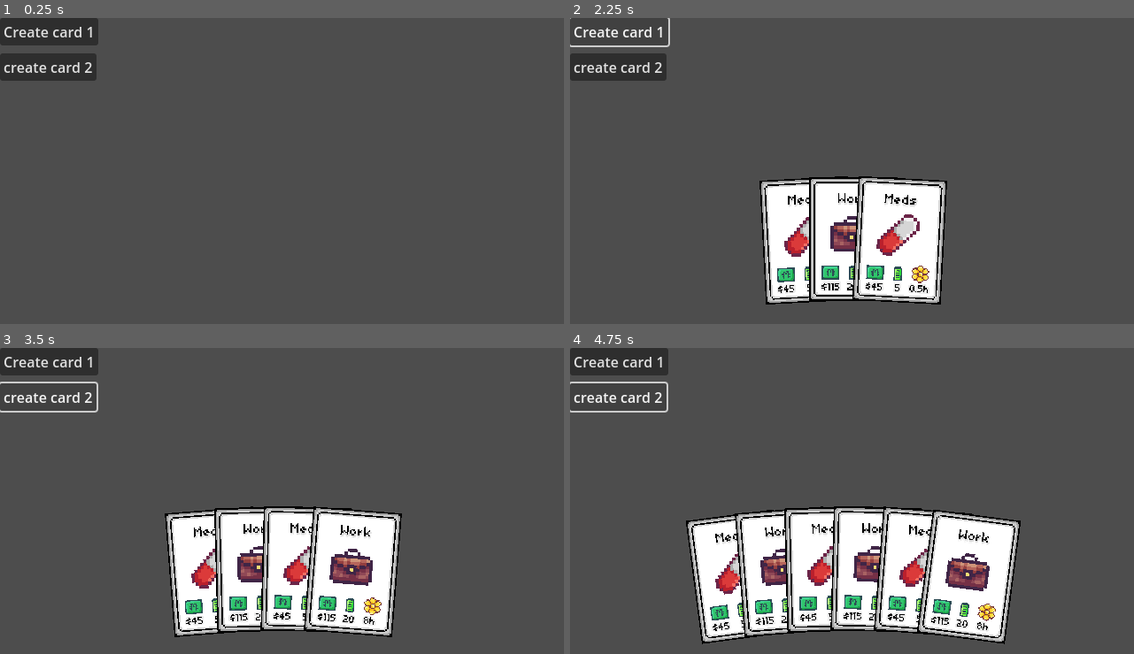
Above: before the commit, frames 1-4 (two rows, left to right).
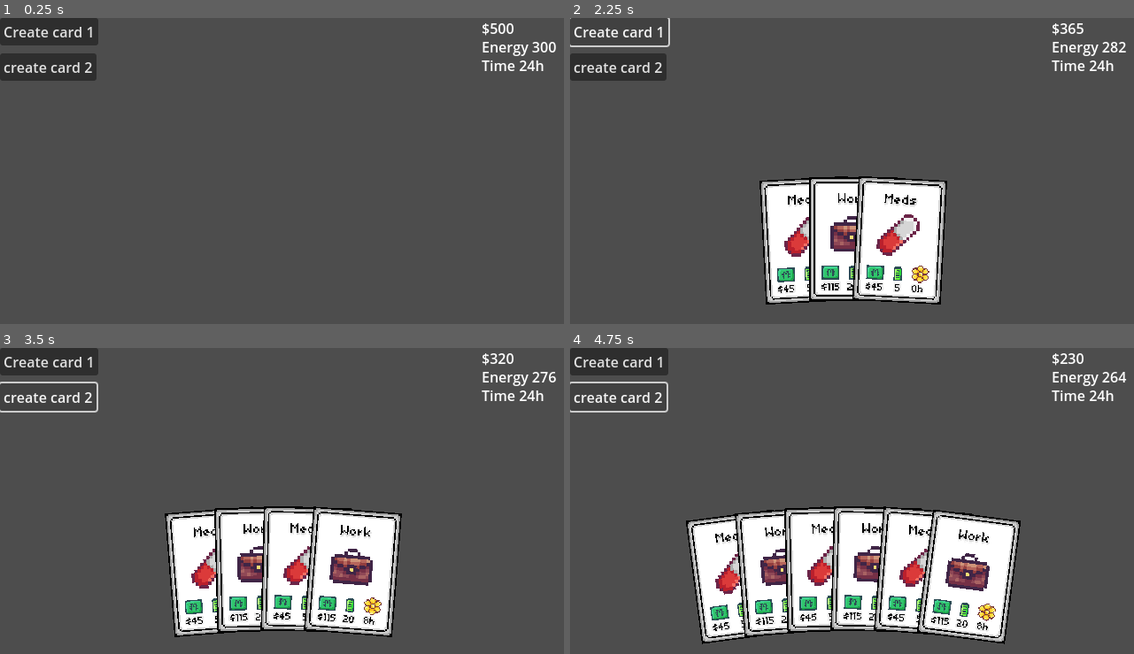
Above: after the commit, the same moments.

Repository: T-Cog/Card-Life
Game: Godot game, scene res://scenes/card_hand.tscn
The game is run twice, just before and just after one commit, with the same random seed, the same clock (stepped at 60 frames per second) and the same inputs.
Inputs:
- Up to frame 1 (0.25 s): no input
- Up to frame 2 (2.25 s): click "Create card 1" at 0.5 s; click "create card 2" at 1.25 s; click "Create card 1" at 2 s
- Up to frame 3 (3.5 s): click "create card 2" at 2.75 s
- Up to frame 4 (4.75 s): click "Create card 1" at 3.5 s; click "create card 2" at 4.25 s

The runs differ from the first frame. In frame 1, 0.5% of the frame differs, in the area x 85-99%, y 1-18%; in frame 2, 0.6%, in the area x 60-99%, y 1-90%; in frame 3, 0.5%; in frame 4, 0.5%.

Commit message:
Milestone 1 push
Resources still don't work riight

Diff:
--- a/project.godot
+++ b/project.godot
@@ -29,7 +29,7 @@
 
 select_card={
 "deadzone": 0.5,
-"events": [Object(InputEventMouseButton,"resource_local_to_s …(136 unchanged characters)… alse,"button_mask":1,"position":Vector2(228, 8),"global_position":Vector2(237, 54),"factor":1.0,"button_index":1,"canceled":false,"pressed":true,"double_click":false,"script":null)
+"events": [Object(InputEventMouseButton,"resource_local_to_s …(136 unchanged characters)… alse,"button_mask":1,"position":Vector2(154, 20),"global_position":Vector2(163, 66),"factor":1.0,"button_index":1,"canceled":false,"pressed":true,"double_click":false,"script":null)
 ]
 }
 
--- a/scenes/card_hand.tscn
+++ b/scenes/card_hand.tscn
@@ -1,9 +1,10 @@
-[gd_scene load_steps=5 format=3 uid="uid://c5cjedy2ua87a"]
+[gd_scene load_steps=6 format=3 uid="uid://c5cjedy2ua87a"]
 
 [ext_resource type="Script" path="res://scripts/card_hand_spawn.gd" id="1_nl3xp"]
 [ext_resource type="PackedScene" uid="uid://c7isv5qiwegkf" path="res://scenes/card_template.tscn" id="1_s0mw8"]
 [ext_resource type="Texture2D" uid="uid://c4ceu36363cu" path="res://sprites/PLACEHOLDER_Sprites/Icons_Placeholder/Briefcase.png" id="2_c55eb"]
 [ext_resource type="PackedScene" uid="uid://crxwvyu0q8iw8" path="res://scenes/hand.tscn" id="3_r1ms1"]
+[ext_resource type="PackedScene" uid="uid://te4yau7o80ae" path="res://scenes/resource_manager.tscn" id="5_i0wvw"]
 
 [node name="card_hand" type="Node2D"]
 script = ExtResource("1_nl3xp")
@@ -48,5 +49,9 @@
 offset_bottom = 71.0
 text = "create card 2"
 
+[node name="resource_manager" parent="." instance=ExtResource("5_i0wvw")]
+position = Vector2(544, 0)
+resource_money = 500
+
 [connection signal="pressed" from="Button" to="." method="_on_button_pressed"]
 [connection signal="pressed" from="Button2" to="." method="_on_button_2_pressed"]
--- a/scenes/card_template.tscn
+++ b/scenes/card_template.tscn
@@ -92,6 +92,7 @@
 autowrap_mode = 3
 
 [node name="CardDescription" type="Node2D" parent="."]
+visible = false
 z_index = 99
 position = Vector2(105, -95)
 
--- /dev/null
+++ b/scenes/cards/Cat.tscn
@@ -0,0 +1,12 @@
+[gd_scene load_steps=3 format=3 uid="uid://cwaqqm6kkw8ky"]
+
+[ext_resource type="PackedScene" uid="uid://c7isv5qiwegkf" path="res://scenes/card_template.tscn" id="1_7r136"]
+[ext_resource type="Texture2D" uid="uid://xwh4xdokb50q" path="res://sprites/PLACEHOLDER_Sprites/Icons_Placeholder/CatHead.png" id="2_7o2gm"]
+
+[node name="Cat" type="Node2D"]
+
+[node name="card_template" parent="." instance=ExtResource("1_7r136")]
+cardName = "Play with Cat"
+cardDescription = "Spend some time with scramble"
+cardImage = ExtResource("2_7o2gm")
+cost_money = 0
--- /dev/null
+++ b/scenes/cards/Cook.tscn
@@ -0,0 +1,14 @@
+[gd_scene load_steps=3 format=3 uid="uid://bq5n34iq87rqj"]
+
+[ext_resource type="PackedScene" uid="uid://c7isv5qiwegkf" path="res://scenes/card_template.tscn" id="1_4052h"]
+[ext_resource type="Texture2D" uid="uid://b0v1vjhqiyjrs" path="res://sprites/PLACEHOLDER_Sprites/Icons_Placeholder/Spatula.png" id="2_0iafc"]
+
+[node name="Cook" type="Node2D"]
+
+[node name="card_template" parent="." instance=ExtResource("1_4052h")]
+position = Vector2(-2, -2)
+cardName = "Cook"
+cardDescription = "Make food"
+cardImage = ExtResource("2_0iafc")
+cost_money = 5
+cost_energy = 30
--- /dev/null
+++ b/scenes/cards/Eat.tscn
@@ -0,0 +1,14 @@
+[gd_scene load_steps=3 format=3 uid="uid://bief0ma43wgt0"]
+
+[ext_resource type="PackedScene" uid="uid://c7isv5qiwegkf" path="res://scenes/card_template.tscn" id="1_eo6br"]
+[ext_resource type="Texture2D" uid="uid://bxrdsaj18y1we" path="res://sprites/PLACEHOLDER_Sprites/Icons_Placeholder/Cutlery.png" id="2_2humo"]
+
+[node name="Eat" type="Node2D"]
+
+[node name="card_template" parent="." instance=ExtResource("1_eo6br")]
+cardName = "Eat"
+cardDescription = "Time for dinner"
+cardImage = ExtResource("2_2humo")
+cost_money = 0
+cost_energy = 15
+cost_time = 0.5
--- a/scenes/cards/Meds.tscn
+++ b/scenes/cards/Meds.tscn
@@ -9,4 +9,4 @@
 cardDescription = "Pick up your perscription"
 cost_money = 45
 cost_energy = 5
-cost_time = 0.5
+cost_time = 0.0
--- /dev/null
+++ b/scenes/cards/Play_Games.tscn
@@ -0,0 +1,14 @@
+[gd_scene load_steps=3 format=3 uid="uid://bkkkkitsgtnpl"]
+
+[ext_resource type="PackedScene" uid="uid://c7isv5qiwegkf" path="res://scenes/card_template.tscn" id="1_6ngpf"]
+[ext_resource type="Texture2D" uid="uid://eh5kj1crcbr4" path="res://sprites/PLACEHOLDER_Sprites/Icons_Placeholder/Gamepad3.png" id="2_o5w4j"]
+
+[node name="PlayGames" type="Node2D"]
+
+[node name="card_template" parent="." instance=ExtResource("1_6ngpf")]
+cardName = "Play Game"
+cardDescription = "Unwind with some gaming"
+cardImage = ExtResource("2_o5w4j")
+cost_money = 0
+cost_energy = 8
+cost_time = 3.0
--- /dev/null
+++ b/scenes/cards/Shop.tscn
@@ -0,0 +1,14 @@
+[gd_scene load_steps=3 format=3 uid="uid://dooh7e2fp71s8"]
+
+[ext_resource type="PackedScene" uid="uid://c7isv5qiwegkf" path="res://scenes/card_template.tscn" id="1_qak1e"]
+[ext_resource type="Texture2D" uid="uid://c7rwbya575xjf" path="res://sprites/PLACEHOLDER_Sprites/Icons_Placeholder/Basket.png" id="2_i86jy"]
+
+[node name="Shop" type="Node2D"]
+
+[node name="card_template" parent="." instance=ExtResource("1_qak1e")]
+cardName = "Shop"
+cardDescription = "Get some groceries"
+cardImage = ExtResource("2_i86jy")
+cost_money = 80
+cost_energy = 40
+cost_time = 2.0
--- /dev/null
+++ b/scenes/cards/Write.tscn
@@ -0,0 +1,14 @@
+[gd_scene load_steps=3 format=3 uid="uid://dik7csxmdacha"]
+
+[ext_resource type="PackedScene" uid="uid://c7isv5qiwegkf" path="res://scenes/card_template.tscn" id="1_cl4rc"]
+[ext_resource type="Texture2D" uid="uid://ce1xsjjfgdpam" path="res://sprites/PLACEHOLDER_Sprites/Icons_Placeholder/Pencil.png" id="2_4dpl7"]
+
+[node name="Write" type="Node2D"]
+
+[node name="card_template" parent="." instance=ExtResource("1_cl4rc")]
+cardName = "Write"
+cardDescription = "Work on your story"
+cardImage = ExtResource("2_4dpl7")
+cost_money = 0
+cost_energy = 60
+cost_time = 2.0
--- /dev/null
+++ b/scenes/resource_manager.tscn
@@ -0,0 +1,29 @@
+[gd_scene load_steps=2 format=3 uid="uid://te4yau7o80ae"]
+
+[ext_resource type="Script" path="res://scripts/resource_manager.gd" id="1_x3a1k"]
+
+[node name="resource_manager" type="Node2D"]
+script = ExtResource("1_x3a1k")
+
+[node name="MoneyDisplay" type="Node2D" parent="."]
+
+[node name="MoneyLabel" type="Label" parent="MoneyDisplay"]
+offset_right = 40.0
+offset_bottom = 23.0
+text = "$100"
+
+[node name="EnergyDisplay" type="Node2D" parent="."]
+position = Vector2(0, 21)
+
+[node name="EnergyLabel" type="Label" parent="EnergyDisplay"]
+offset_right = 40.0
+offset_bottom = 23.0
+text = "Energy 300"
+
+[node name="TimeDisplay" type="Node2D" parent="."]
+position = Vector2(0, 42)
+
+[node name="TimeLabel" type="Label" parent="TimeDisplay"]
+offset_right = 40.0
+offset_bottom = 23.0
+text = "Time 24h"
--- a/scripts/card.gd
+++ b/scripts/card.gd
@@ -21,6 +21,8 @@
 @onready var descriptionLabel: Label = $CardDescription/DescriptionLabel
 @onready var cardImageCanvas: Sprite2D = $CardImage/CardImageCanvas
 @onready var description_node: Node2D = $CardDescription
+
+@onready var resource_manager: resource = $"/root/card_hand/resource_manager"
 
 # Called when the node enters the scene tree for the first time.
 func _ready():
@@ -49,11 +51,28 @@
 func activate():
 	pass
 
+func _spendResource():
+	if resource_manager._can_play_card(cost_money, cost_energy, cost_time):
+		resource_manager._calculateResources(cost_money, cost_energy, cost_time)
+		print("played it")
+	else:
+		print("didn't work")
+
 # Called every frame. 'delta' is the elapsed time since the previous frame.
 func _process(delta):
 	set_card_values(cost_money, cost_energy, cost_time,
 	cardName, cardDescription, cardImage)
 
+
+func _input(event):
+	# Check if the "select_card" action is triggered
+	if Input.is_action_just_pressed("select_card") and is_mouse_over():
+		_spendResource()
+		print("card clicked")
+
+
+func is_mouse_over() -> bool:
+	return get_global_mouse_position().distance_to(global_position) < 100  # Adjust for your card's size
 
 
 func _on_area_2d_mouse_entered():
--- /dev/null
+++ b/scripts/resource_manager.gd
@@ -0,0 +1,40 @@
+@tool
+class_name resource extends Node2D
+
+@export var resource_money: int = 100
+@export var resource_energy: int = 300
+@export var resource_time: float = 24
+
+@onready var resourceLabel_money: Label = $MoneyDisplay/MoneyLabel
+@onready var resourceLabel_energy: Label = $EnergyDisplay/EnergyLabel
+@onready var resourceLabel_time: Label = $TimeDisplay/TimeLabel
+
+
+func _setResourceLabels(_resM: int, _resE: int, _resT: float):
+	resourceLabel_money.set_text("$" + str(_resM))
+	resourceLabel_energy.set_text("Energy " + str(_resE))
+	# resourceLabel_time.set_text("Time " + str(_resT))
+
+func _can_play_card(_costM: int, _costE: int, _costT: float) -> bool:
+
+	return resource_money >= _costM and resource_energy >= _costE and resource_time >= _costT
+
+
+func _calculateResources(_costM: int, _costE: int, _costT: float):
+	if _can_play_card(_costM, _costE, _costT):
+		resource_money -= _costM
+		resource_energy -= _costE
+		resource_time -= _costT
+		print("resources spent")
+	else:
+		print("not enough resources")
+
+
+# Called when the node enters the scene tree for the first time.
+func _ready():
+	pass # Replace with function body.
+
+
+# Called every frame. 'delta' is the elapsed time since the previous frame.
+func _process(delta):
+	_setResourceLabels(resource_money, resource_energy, resource_time)
